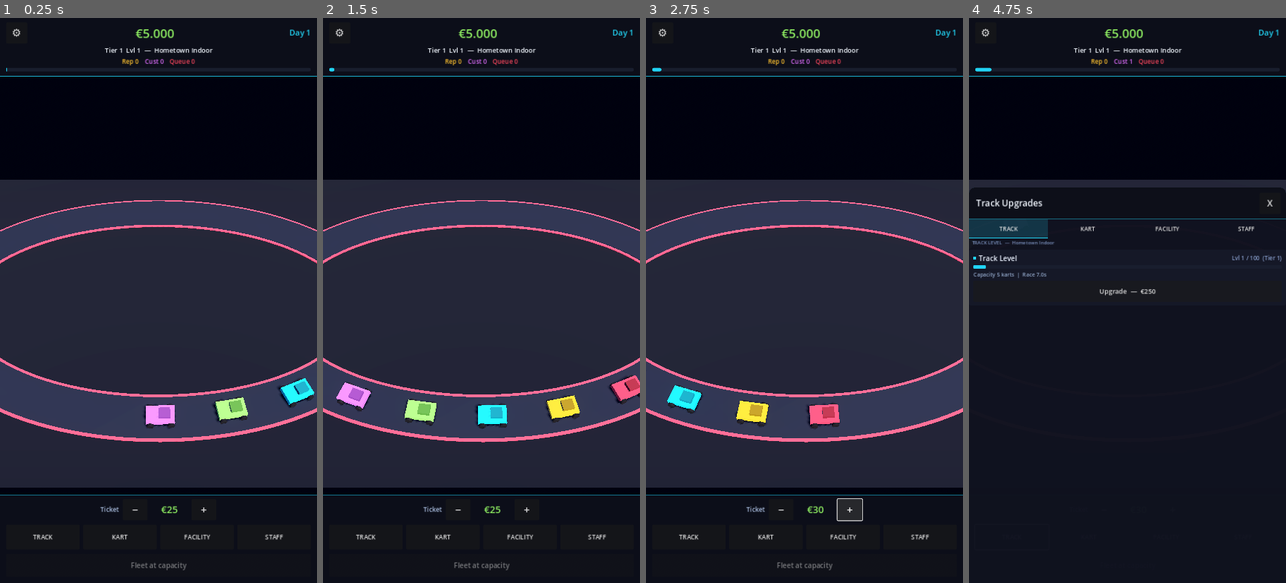
Above: before the commit, frames 1-4 (left to right).
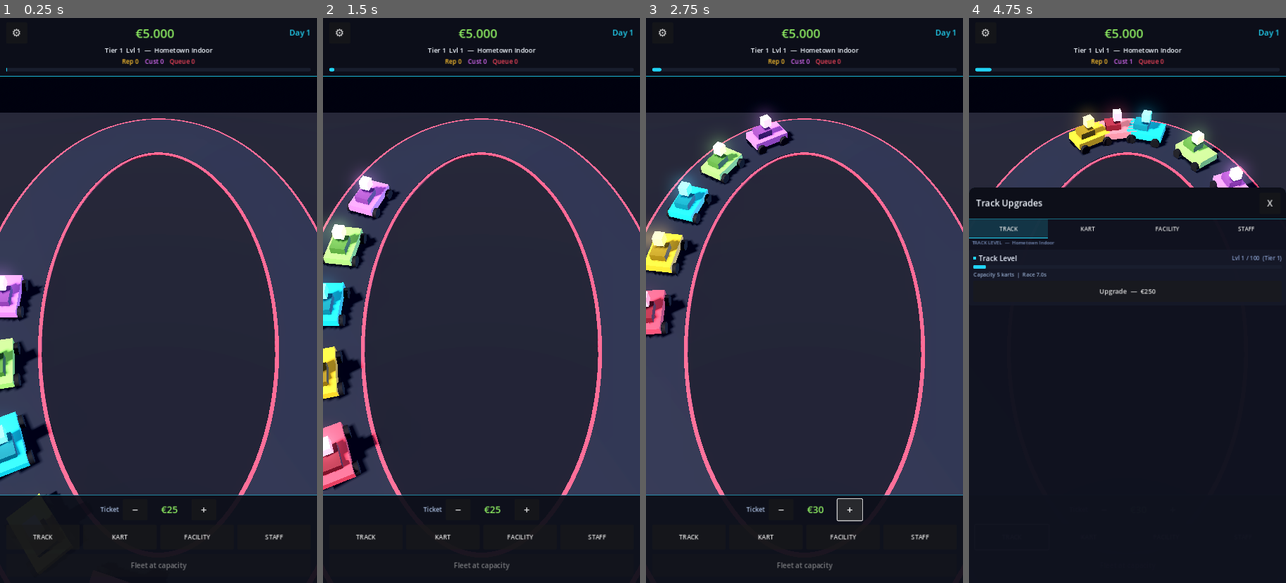
Above: after the commit, the same moments.

Repository: huubvreeker-create/Tycoon
Game: Godot game, scene res://scenes/main.tscn
Same seed, same stepped clock (60 frames per second), same inputs: the game is played once before the commit and once after it.
Inputs:
- Up to frame 1 (0.25 s): no input
- Up to frame 2 (1.5 s): click "⚙" at 0.5 s; click "−" at 1.25 s
- Up to frame 3 (2.75 s): click "+" at 2 s
- Up to frame 4 (4.75 s): click "TRACK" at 2.75 s; click "KART" at 3.5 s; click "FACILITY" at 4.25 s

The runs differ from the first frame. In frame 1, 36% of the frame differs, in the area x 0-100%, y 16-85%; in frame 2, 37%; in frame 3, 36%; in frame 4, 12%.

Commit message:
Fix invisible karts + reframe camera for portrait
Kart spawn safety:
- Track._ready now forces initial_kart_count back to 5 if a loaded
  save (or any other path) ended up with 0. A venue with no karts
  earns nothing and locks the player out, so this is treated as a
  bug state and corrected on the spot.
- Added a print line so the kart count is visible on first frame
  for future debugging.

Kart visibility (top-down portrait camera was making them invisible):
- Body / cockpit / spoiler / wheels all scaled up ~1.5x
- Body material now has a faint always-on emissive at the kart's
  colour so each one stands out against the dark asphalt
- Added a glowing emissive beacon block above each cockpit — looks
  like a chunky roof-light from straight overhead, makes karts
  unmissable from any zoom level
- Click-area collision shape grown to match the new size so taps
  still register

Camera framing:
- Rotated the rig 90° on Y so the track's longer X axis runs down
  the portrait viewport and its shorter Z axis spans the screen
  width — fits 720x1280 without wasted vertical space
- Initial zoom dropped from 32 → 26 so the venue fills the view
  rather than sitting in the bottom third

Track:
- Asphalt widths bumped (Tier 1: 2.4 → 3.6 m) so the bigger karts
  fit two-abreast with a margin

https://claude.ai/code/session_01Sbv8ExRy1Fimm5caf9TfDv

Diff:
--- a/scripts/camera_controller.gd
+++ b/scripts/camera_controller.gd
@@ -19,8 +19,11 @@
 @export var pan_speed: float = 0.06
 @export var min_zoom: float = 14.0
 @export var max_zoom: float = 60.0
-@export var initial_zoom: float = 32.0
+@export var initial_zoom: float = 26.0
 @export var pitch_degrees: float = -55.0
+# Yaw the rig so the track's longer X axis runs down the portrait
+# viewport — uses the screen height for the wider track dimension.
+@export var yaw_degrees: float = 90.0
 @export var pan_bounds: float = 45.0
 @export var tap_threshold_px: float = 14.0
 
@@ -40,6 +43,7 @@
 
 func _ready() -> void:
 	_zoom_distance = initial_zoom
+	rotation = Vector3(0, deg_to_rad(yaw_degrees), 0)
 	pitch_node.rotation = Vector3(deg_to_rad(pitch_degrees), 0, 0)
 	_apply_zoom()
 
--- a/scripts/kart.gd
+++ b/scripts/kart.gd
@@ -83,51 +83,56 @@
 # --- Construction ----------------------------------------------------------
 func _build_meshes() -> void:
 	# PathFollow3D with ROTATION_Y: local -Z points forward along path.
-	# Body: 1.0 m wide (X), 0.28 m tall (Y), 1.6 m long (Z along path).
+	# Sized for visibility from a top-down portrait camera ~26 m away.
+	# Body: 1.5 m wide (X), 0.45 m tall (Y), 2.4 m long (Z along path).
 	body_mesh = MeshInstance3D.new()
 	body_mesh.name = "Body"
 	var body := BoxMesh.new()
-	body.size = Vector3(1.0, 0.28, 1.6)
+	body.size = Vector3(1.5, 0.45, 2.4)
 	body_mesh.mesh = body
 	body_material = StandardMaterial3D.new()
 	body_material.albedo_color = kart_color
 	body_material.metallic = 0.2
-	body_material.roughness = 0.5
+	body_material.roughness = 0.45
+	# Always-on faint emissive so the kart is visible against dark asphalt.
+	body_material.emission_enabled = true
+	body_material.emission = kart_color
+	body_material.emission_energy_multiplier = 0.4
 	body_mesh.material_override = body_material
-	body_mesh.position = Vector3(0, 0.38, 0)
+	body_mesh.position = Vector3(0, 0.55, 0)
 	add_child(body_mesh)
 
 	# Cockpit: sits toward the rear (+Z side) above the body.
 	cockpit_mesh = MeshInstance3D.new()
 	cockpit_mesh.name = "Cockpit"
 	var cockpit := BoxMesh.new()
-	cockpit.size = Vector3(0.55, 0.25, 0.65)
+	cockpit.size = Vector3(0.85, 0.40, 1.0)
 	cockpit_mesh.mesh = cockpit
 	var cockpit_mat := StandardMaterial3D.new()
 	cockpit_mat.albedo_color = kart_color.darkened(0.45)
 	cockpit_mat.roughness = 0.6
 	cockpit_mesh.material_override = cockpit_mat
-	cockpit_mesh.position = Vector3(0, 0.63, 0.22)
+	cockpit_mesh.position = Vector3(0, 1.0, 0.32)
 	add_child(cockpit_mesh)
 
 	# Rear spoiler (visible tier 2+).
 	spoiler_mesh = MeshInstance3D.new()
 	spoiler_mesh.name = "Spoiler"
 	var spoiler := BoxMesh.new()
-	spoiler.size = Vector3(0.85, 0.30, 0.14)
+	spoiler.size = Vector3(1.3, 0.45, 0.20)
 	spoiler_mesh.mesh = spoiler
 	var spoiler_mat := StandardMaterial3D.new()
 	spoiler_mat.albedo_color = kart_color.darkened(0.2)
 	spoiler_mesh.material_override = spoiler_mat
-	spoiler_mesh.position = Vector3(0, 0.64, 0.78)
+	spoiler_mesh.position = Vector3(0, 1.0, 1.15)
 	add_child(spoiler_mesh)
 
 	# Halo (tier 4): flat ring above cockpit.
 	halo_mesh = MeshInstance3D.new()
 	halo_mesh.name = "Halo"
 	var halo := TorusMesh.new()
-	halo.inner_radius = 0.28
-	halo.outer_radius = 0.34
+	halo.inner_radius = 0.42
+	halo.outer_radius = 0.50
 	halo_mesh.mesh = halo
 	var halo_mat := StandardMaterial3D.new()
 	halo_mat.albedo_color = kart_color.lightened(0.45)
@@ -135,26 +140,42 @@
 	halo_mat.emission = kart_color.lightened(0.5)
 	halo_mat.emission_energy_multiplier = 1.2
 	halo_mesh.material_override = halo_mat
-	halo_mesh.position = Vector3(0, 1.0, 0.22)
+	halo_mesh.position = Vector3(0, 1.55, 0.32)
 	halo_mesh.rotation = Vector3(deg_to_rad(90), 0, 0)
 	add_child(halo_mesh)
 
+	# Beacon — a glowing colored cube above the cockpit so each kart is
+	# unmissable from the top-down portrait camera even at full zoom-out.
+	var beacon := MeshInstance3D.new()
+	beacon.name = "Beacon"
+	var beacon_mesh := BoxMesh.new()
+	beacon_mesh.size = Vector3(0.55, 0.55, 0.55)
+	beacon.mesh = beacon_mesh
+	var beacon_mat := StandardMaterial3D.new()
+	beacon_mat.albedo_color = kart_color.lightened(0.25)
+	beacon_mat.emission_enabled = true
+	beacon_mat.emission = kart_color
+	beacon_mat.emission_energy_multiplier = 1.8
+	beacon.material_override = beacon_mat
+	beacon.position = Vector3(0, 1.65, 0.0)
+	add_child(beacon)
+
 	# Wheels: CylinderMesh with axis along X (rotated 90° around Z).
-	# Front axle at Z=-0.58, rear at Z=+0.58; left/right at X=±0.56.
+	# Front axle at Z=-0.85, rear at Z=+0.85; left/right at X=±0.85.
 	var wheel_mat := StandardMaterial3D.new()
 	wheel_mat.albedo_color = Color(0.08, 0.08, 0.10)
 	wheel_mat.roughness = 0.8
 	for offset: Vector3 in [
-		Vector3( 0.56, 0.20,  0.58),
-		Vector3( 0.56, 0.20, -0.58),
-		Vector3(-0.56, 0.20,  0.58),
-		Vector3(-0.56, 0.20, -0.58),
+		Vector3( 0.85, 0.30,  0.85),
+		Vector3( 0.85, 0.30, -0.85),
+		Vector3(-0.85, 0.30,  0.85),
+		Vector3(-0.85, 0.30, -0.85),
 	]:
 		var wheel := MeshInstance3D.new()
 		var cyl := CylinderMesh.new()
-		cyl.top_radius = 0.20
-		cyl.bottom_radius = 0.20
-		cyl.height = 0.14
+		cyl.top_radius = 0.30
+		cyl.bottom_radius = 0.30
+		cyl.height = 0.22
 		wheel.mesh = cyl
 		wheel.material_override = wheel_mat
 		wheel.position = offset
@@ -173,10 +194,10 @@
 	click_area.set_meta("kind", "kart")
 	add_child(click_area)
 	var shape := BoxShape3D.new()
-	shape.size = Vector3(1.4, 1.2, 2.0)
+	shape.size = Vector3(2.0, 2.2, 2.8)
 	var collider := CollisionShape3D.new()
 	collider.shape = shape
-	collider.position = Vector3(0, 0.6, 0)
+	collider.position = Vector3(0, 0.9, 0)
 	click_area.add_child(collider)
 
 
--- a/scripts/track.gd
+++ b/scripts/track.gd
@@ -35,7 +35,7 @@
 # Track footprint (in metres of world space).
 const TIER_TRACK_RX := { 1: 14.0, 2: 16.0, 3: 18.0, 4: 20.0 }
 const TIER_TRACK_RZ := { 1: 8.0,  2: 9.0,  3: 10.0, 4: 11.0 }
-const TIER_ASPHALT_WIDTH := { 1: 2.4, 2: 2.7, 3: 3.0, 4: 3.4 }
+const TIER_ASPHALT_WIDTH := { 1: 3.6, 2: 4.0, 3: 4.4, 4: 4.8 }
 const TIER_WAVE_FREQ := { 1: 0, 2: 3, 3: 5, 4: 7 }
 const TIER_WAVE_AMP := { 1: 0.0, 2: 1.1, 3: 1.5, 4: 1.8 }
 const TIER_RIBBON_COLOR := {
@@ -96,6 +96,10 @@
 		track_level       = int(s.get("track_level", 1))
 		kart_level        = int(s.get("kart_level", 1))
 		initial_kart_count = int(s.get("kart_count", initial_kart_count))
+	# Safety net: a venue with no karts can't earn anything and locks the
+	# player out, so always start with at least the default fleet size.
+	if initial_kart_count <= 0:
+		initial_kart_count = 5
 	SaveManager.track = self
 	add_to_group("track")
 	_build_ground()
@@ -104,6 +108,7 @@
 	_build_click_area()
 	for i in range(initial_kart_count):
 		_add_kart_node(true)
+	print("[Track] Spawned %d karts on Tier %d Lvl %d" % [karts.size(), track_tier(), track_level])
 	_emit_initial_state()
 	EventBus.day_ended.connect(_on_day_ended)
 
